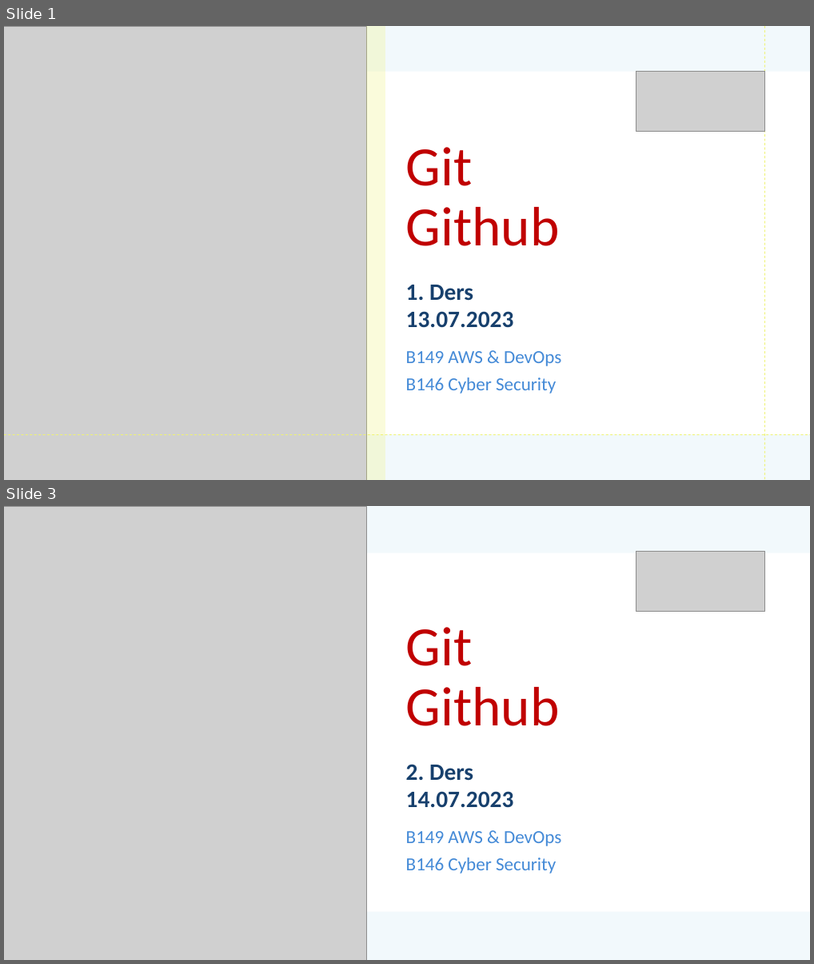
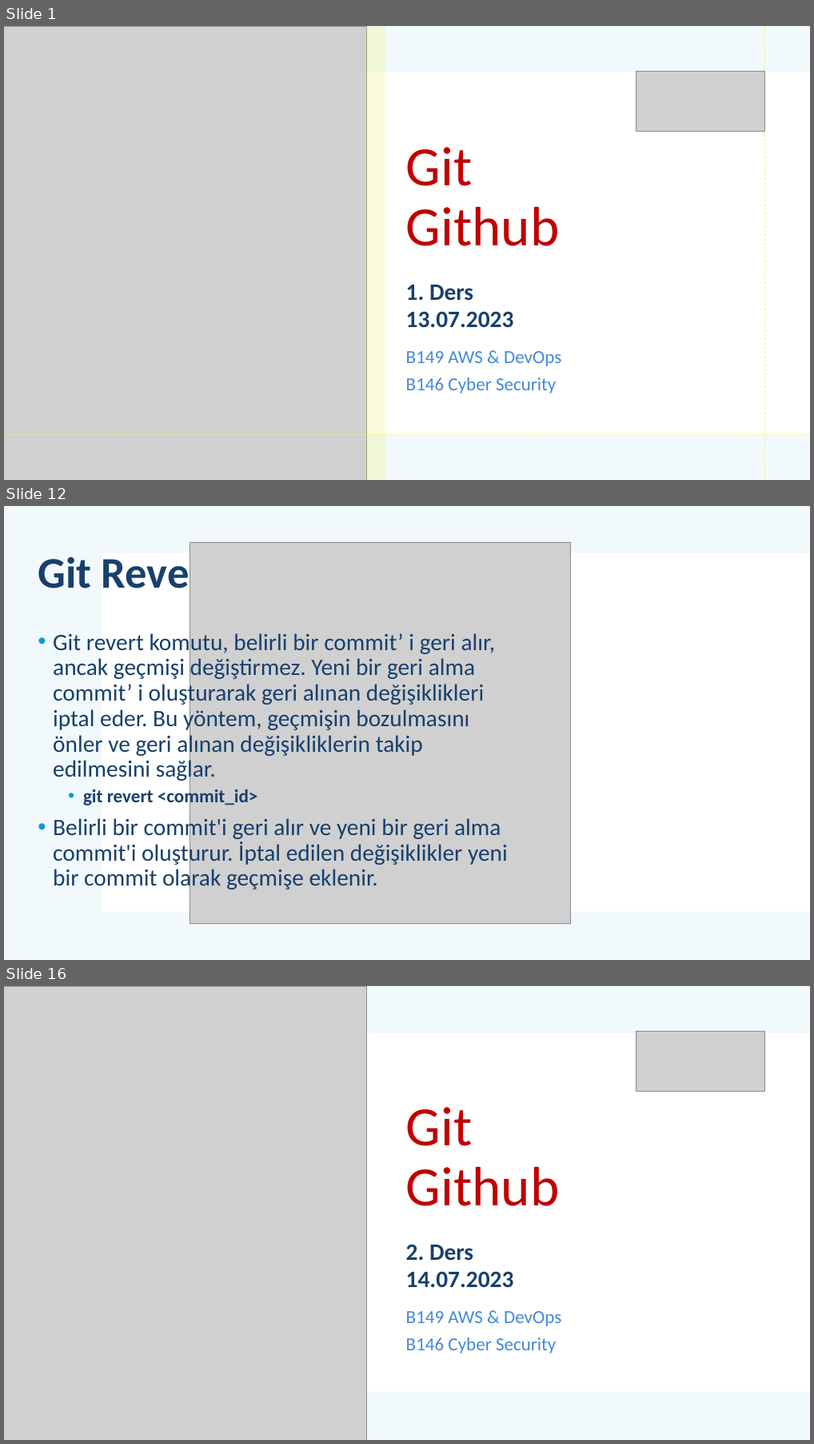
Before and after one commit to mehmetsungur/GitGithub, a slide deck: GitGithub.pptx. Shown one above the other, each under a label of ours: slides 1 and 3 before the commit, slides 1, 12 and 16 after it; the slides between them are not shown. The pictures are 814x964 and 814x1444 pixels, drawn with LibreOffice and Linux fonts; fonts in the diff are those of the drawing; grey boxes stand for pictures. Boxes give left, top, right and bottom in pixels: in the first picture for what was removed or moved away, otherwise in the second. Text is boxed around its words. In the diff, an @@ line names an element or a change of style, - is before the commit and + after.

```diff
--- a/GitGithub.pptx
+++ b/GitGithub.pptx
@@ slide 12 added at (x1=4, y1=506, x2=810, y2=960), background #FFFFFF; not listed: 2 template elements that a slide beside it also shows @@
@@ title added at (x1=38, y1=552, x2=220, y2=599), 52 pt, text #17406D, bold @@
+Git Revert
@@ picture added at (x1=190, y1=542, x2=571, y2=923) @@
@@ text added at (x1=53, y1=630, x2=508, y2=892), 28 pt, text #17406D @@
+• Git revert komutu, belirli bir commit’ i geri alır, ancak geçmişi değiştirmez. Yeni bir geri alma commit’ i oluşturarak geri alınan değişiklikleri iptal eder. Bu yöntem, geçmişin bozulmasını önler ve geri alınan değişikliklerin takip edilmesini sağlar.
+  • git revert <commit_id>
+• Belirli bir commit'i geri alır ve yeni bir geri alma commit'i oluşturur. İptal edilen değişiklikler yeni bir commit olarak geçmişe eklenir.
@@ what was slide 3 is now slide 16 @@
```
Also in this commit, not shown: 5 slides changed, 15 other slides added, 22 slides removed, 1 other file.
